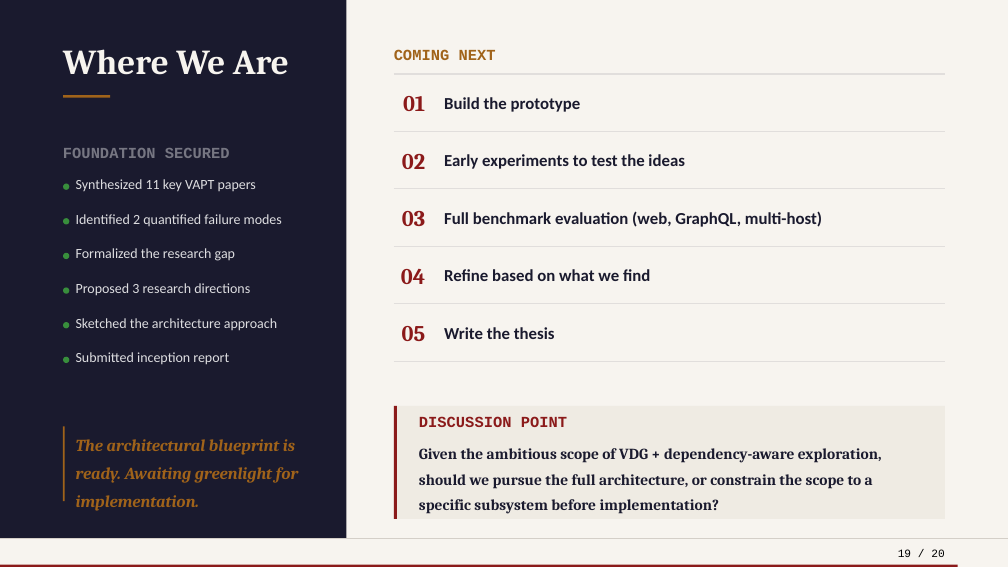
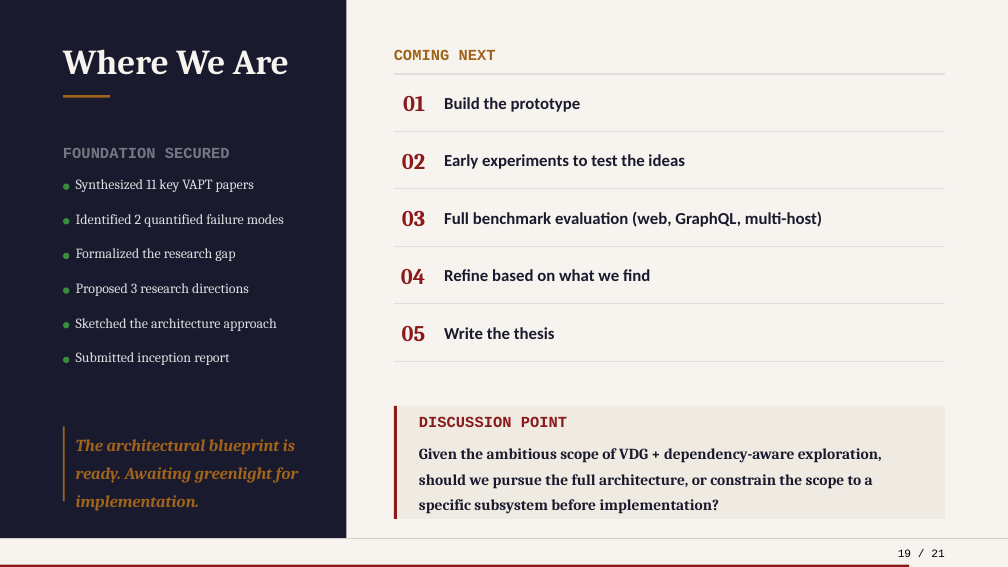
Before and after one commit to nishan-paul-hello/cmatrix-agentic-red-team, a slide deck: slide 19 of docs/presentation/CSE-810-PRESENTATION-INCEPTION.pptx. Drawn at 1008x567 pixels with LibreOffice and Linux fonts; fonts in the diff are those of the drawing. Boxes give left, top, right and bottom in pixels: in the first picture for what was removed or moved away, otherwise in the second. Text is boxed around its words. In the diff, an @@ line names an element or a change of style, - is before the commit and + after.

Commit message:
docs: update CSE-810 inception presentation slides and PDF document

```diff
--- a/docs/presentation/CSE-810-PRESENTATION-INCEPTION.pptx
+++ b/docs/presentation/CSE-810-PRESENTATION-INCEPTION.pptx
@@ font Calibri to Cambria in 6 elements at [76,179,254,192], [76,214,284,227], [76,248,235,261], [76,283,249,296], [76,318,277,331], [76,352,229,365] @@
@@ rectangle: place and size @@
-rectangle at [0,564,958,566]
+rectangle at [0,564,909,566]
@@ text at [898,549,944,557]: text changed @@
-19 / 20
+19 / 21
```
Also in this commit, not shown: 19 other slides changed, 1 slide added, 1 other file.
